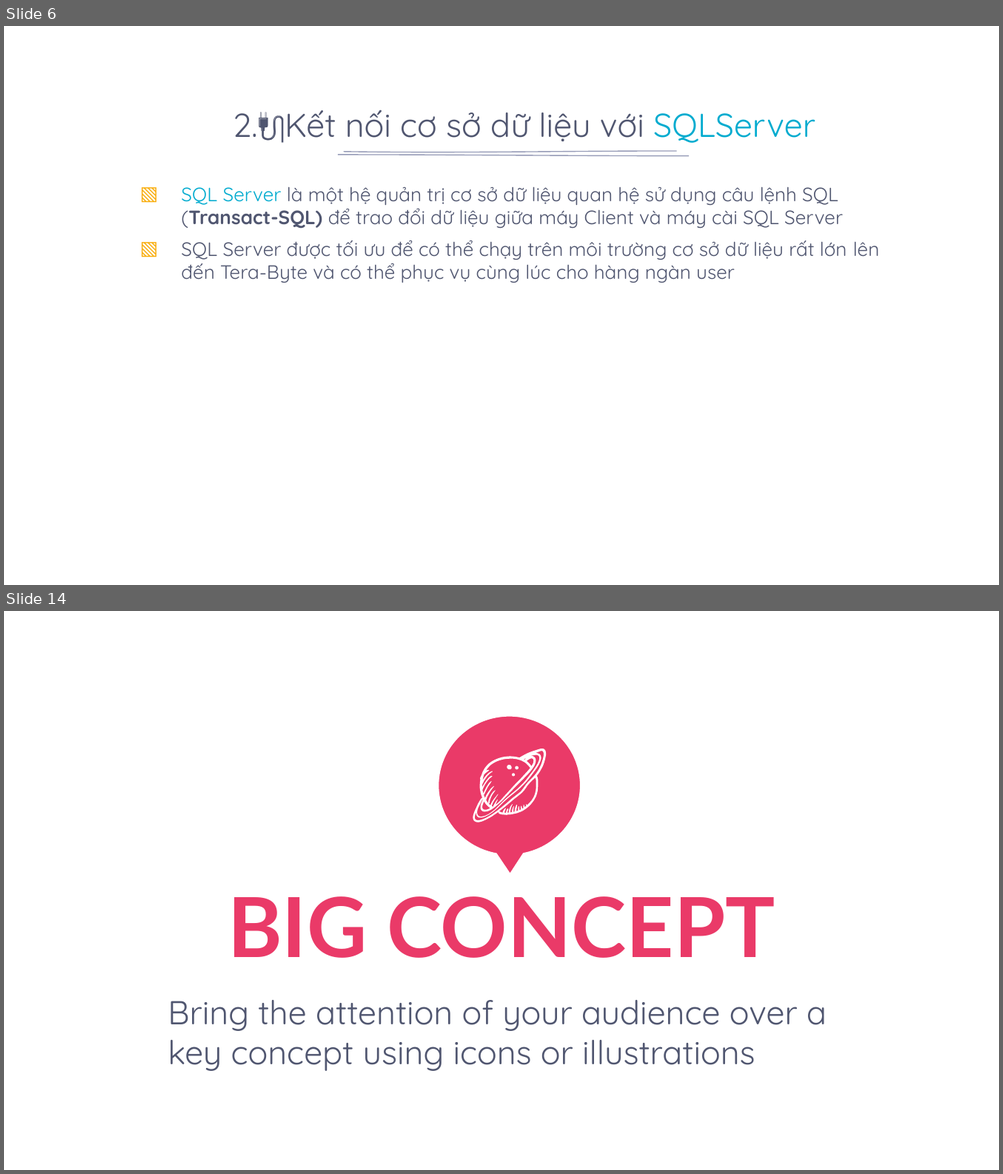
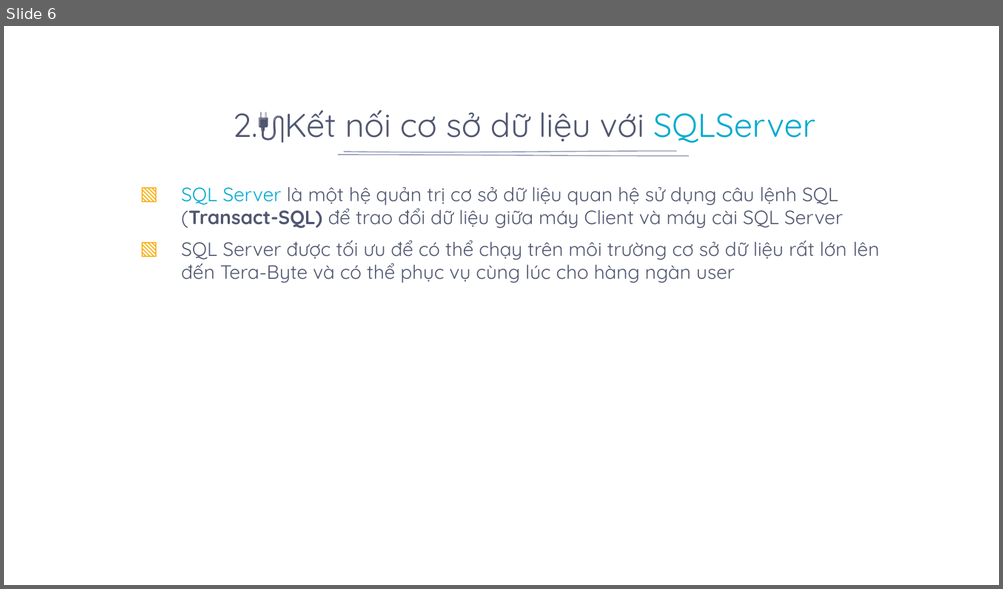
Before and after one commit to hoangtuyenblogger/Lap-trinh-web-Asp.net, a slide deck: Kết nối cơ sở dữ liệu/Kết nối CSDL.pptx. Shown one above the other, each under a label of ours: slides 6 and 14 before the commit, slide 6 after it; the slides between them are not shown. The pictures are 1003x1174 and 1003x589 pixels, drawn with LibreOffice and Linux fonts; fonts in the diff are those of the drawing; background and template pictures are left out. Boxes give left, top, right and bottom in pixels: in the first picture for what was removed or moved away, otherwise in the second. Text is boxed around its words. In the diff, an @@ line names an element or a change of style, - is before the commit and + after.

```diff
--- a/Kết nối cơ sở dữ liệu/Kết nối CSDL.pptx
+++ b/Kết nối cơ sở dữ liệu/Kết nối CSDL.pptx
@@ slide 14 removed at (x1=4, y1=611, x2=999, y2=1170), background picture (left out) @@
@@ speech bubble removed at (x1=438, y1=716, x2=581, y2=856) @@
@@ freeform shape removed at (x1=472, y1=748, x2=545, y2=822) @@
@@ title removed at (x1=227, y1=897, x2=775, y2=958) @@
-BIG CONCEPT
@@ subtitle removed at (x1=168, y1=1000, x2=826, y2=1071) @@
-Bring the attention of your audience over a key concept using icons or illustrations
```
Also in this commit, not shown: 5 slides changed, 5 slides added, 28 other slides removed.
